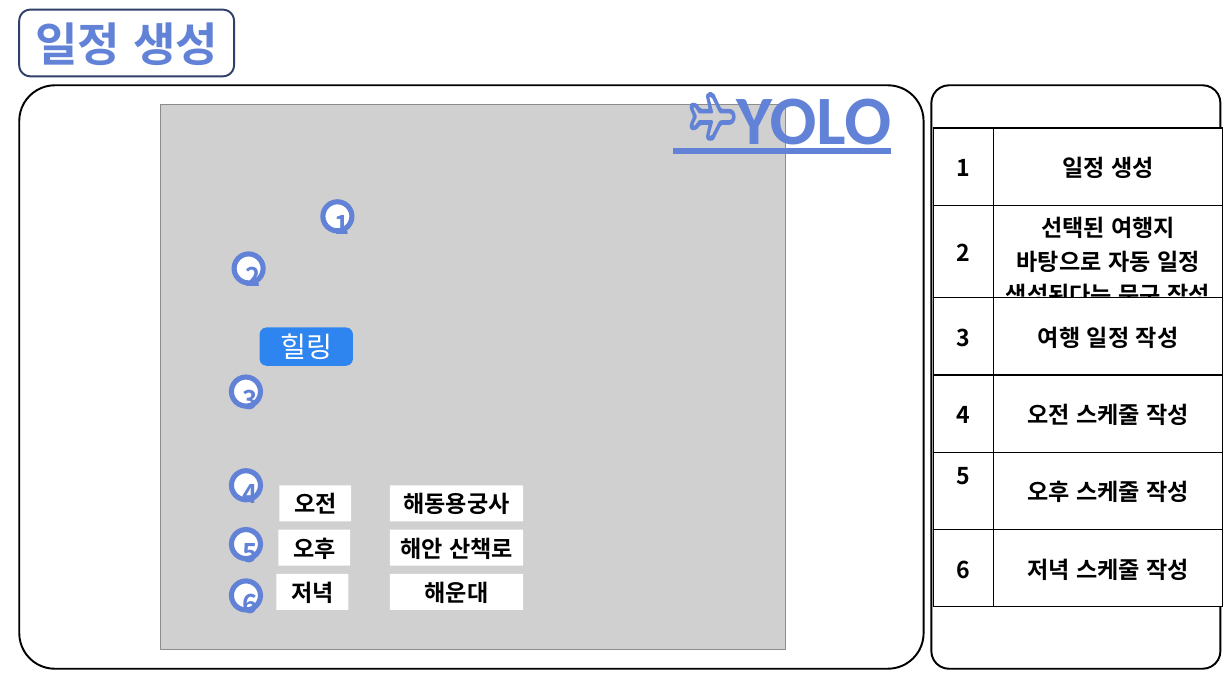
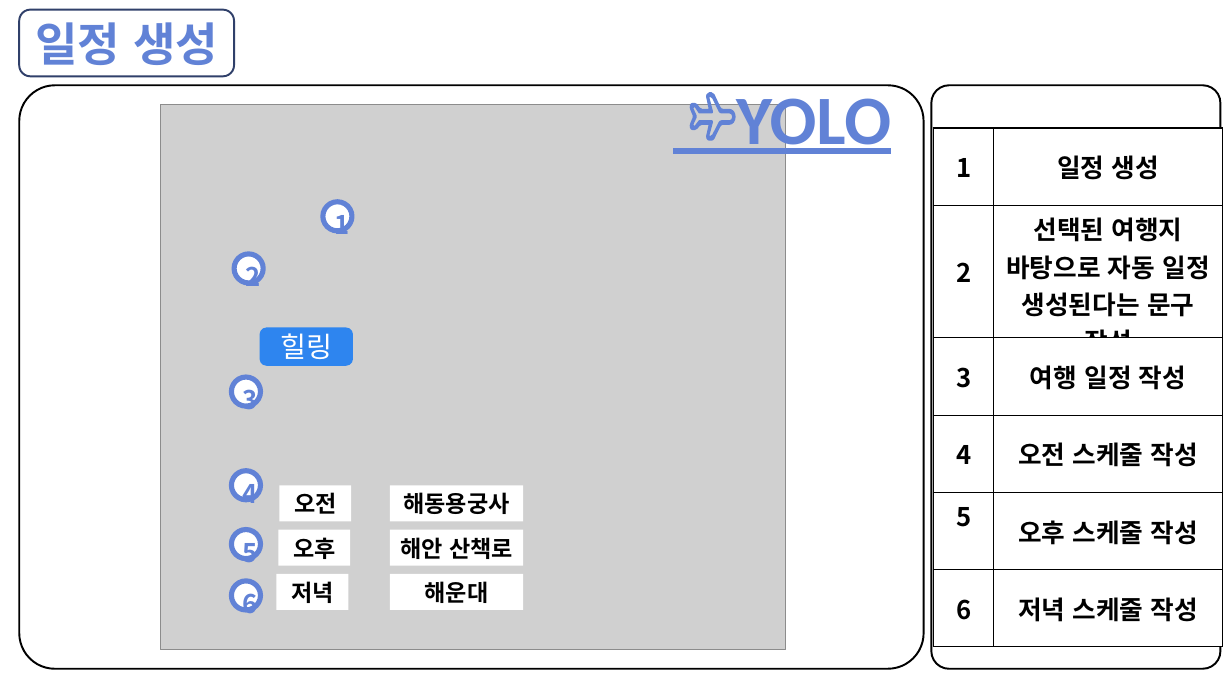
Before and after one commit to Ria007622/webtest, a slide deck: slide 11 of 2502110930 LMG.pptx (slide 9 before the commit). Drawn at 1232x693 pixels with LibreOffice and Linux fonts; fonts in the diff are those of the drawing; grey boxes stand for pictures. Boxes give left, top, right and bottom in pixels: in the first picture for what was removed or moved away, otherwise in the second. Text is boxed around its words. In the diff, an @@ line names an element or a change of style, - is before the commit and + after.

```diff
--- a/2502110930 LMG.pptx
+++ b/2502110930 LMG.pptx
@@ table at [933,128,1223,648] @@
@@ size 18 to 20 pt @@
```
Also in this commit, not shown: 8 other slides changed, 2 slides added.
